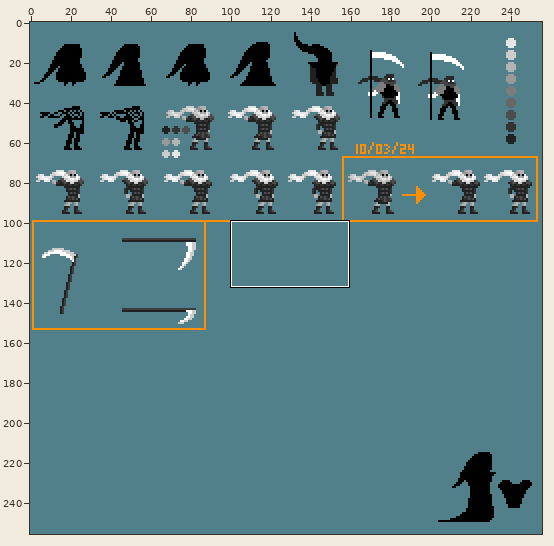
Two versions of one pixel-art file, ConceptArt/grim.aseprite. The picture above shows the old version from afar; the outline marks the close-up.
Close-up. Before the commit:
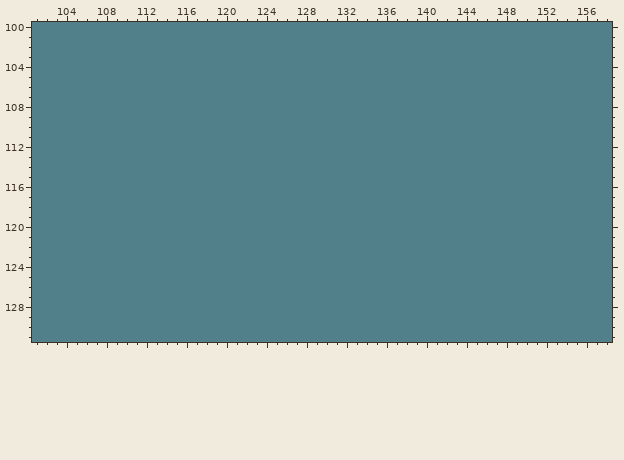
256x256 pixels, 1 frame. Colours within 5 levels of each other are drawn and written as one. Shown: x 101..158, y 100..131.
Now the later version:
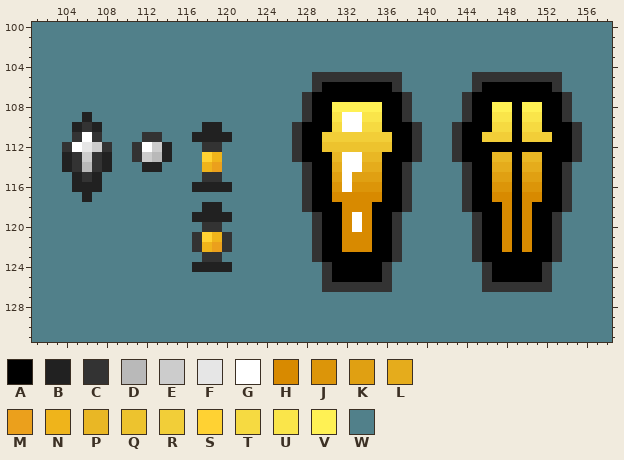
Palette (. is transparent): A #000000  B #212121  C #333333  D #b9b9b9  E #cccccc  F #e6e6e6  G #ffffff  H #d88a00  J #dc9509  K #e0a012  L #e5ac1c  M #eba01c  N #efb41b  P #e9b725  Q #edc32e  R #f2ce38  S #ffd233  T #f6da41  U #fae54a  V #fff154  W #51808a
Commit: some coffin sketches
Changes in this commit:
layer "Layer 6" added
Changed rows in their new state; - is an unchanged pixel.
Layer "Layer 6":
first column x 104:
105 -------------------------CCCCCCCCC-------CCCCCCCCC--
106 -------------------------CAAAAAAAC-------CAAAAAAAC--
107 ------------------------CAAAAAAAAAC-----CAAAAAAAAAC-
108 ------------------------CAAVVVVVAAC-----CAAVVAVVAAC-
109 --B---------------------CAAUGGUUAAC-----CAAUUAUUAAC-
110 -BCB----------BB-------CAAATGGTTAAAC---CAAATTATTAAAC
111 -CGC----CC---BBBB------CAARRRRRRRAAC---CAARRRARRRAAC
112 CGFEC--CGEB---CC-------CAAQQQQQQQAAC---CAAAAAAAAAAAC
113 BCECB--CEDB---SN-------CAAAPGGPPAAAC---CAAAPPAPPAAAC
114 BCDCB---BB----NM--------CAALGGLLAAC-----CAALLALLAAC-
115 -BCB----------CC--------CAAKGKKKAAC-----CAAKKAKKAAC-
116 -BBB---------BBBB-------CAAJGJJJAAC-----CAAJJAJJAAC-
117 --B---------------------CAAHHHHHAAC-----CAAHHAHHAAC-
118 --------------BB--------CAAAHHHAAAC-----CAAAHAHAAAC-
119 -------------BBBB--------CAAHGHAAC-------CAAHAHAAC--
120 --------------CC---------CAAHGHAAC-------CAAHAHAAC--
121 -------------CSNC--------CAAHHHAAC-------CAAHAHAAC--
122 -------------CNMC--------CAAHHHAAC-------CAAHAHAAC--
123 --------------CC---------CAAAAAAAC-------CAAAAAAAC--
124 -------------BBBB---------CAAAAAC---------CAAAAAC---
125 --------------------------CAAAAAC---------CAAAAAC---
126 --------------------------CCCCCCC---------CCCCCCC---
Changed places in both close-ups, as pixel boxes (x1, y1, x2, y2):
changed: (292, 72, 422, 292)
changed: (452, 72, 582, 292)
changed: (62, 112, 232, 272)
